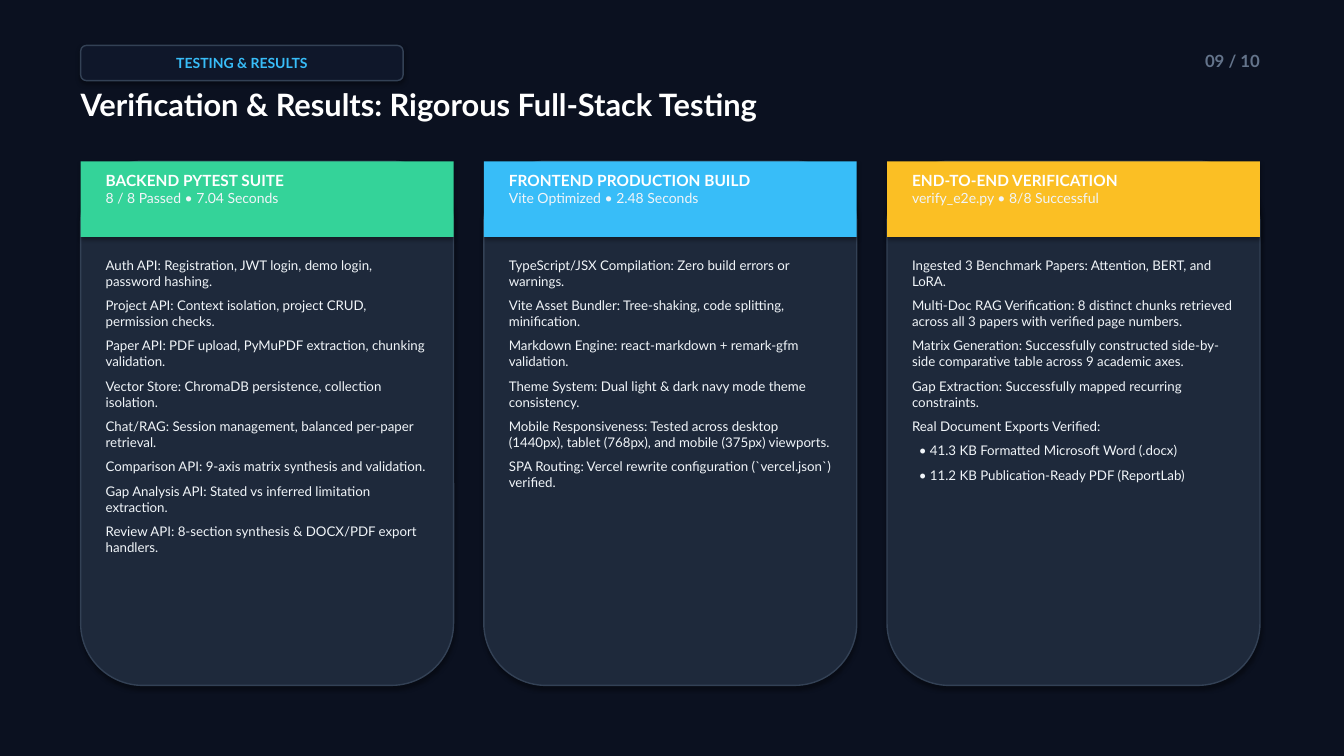
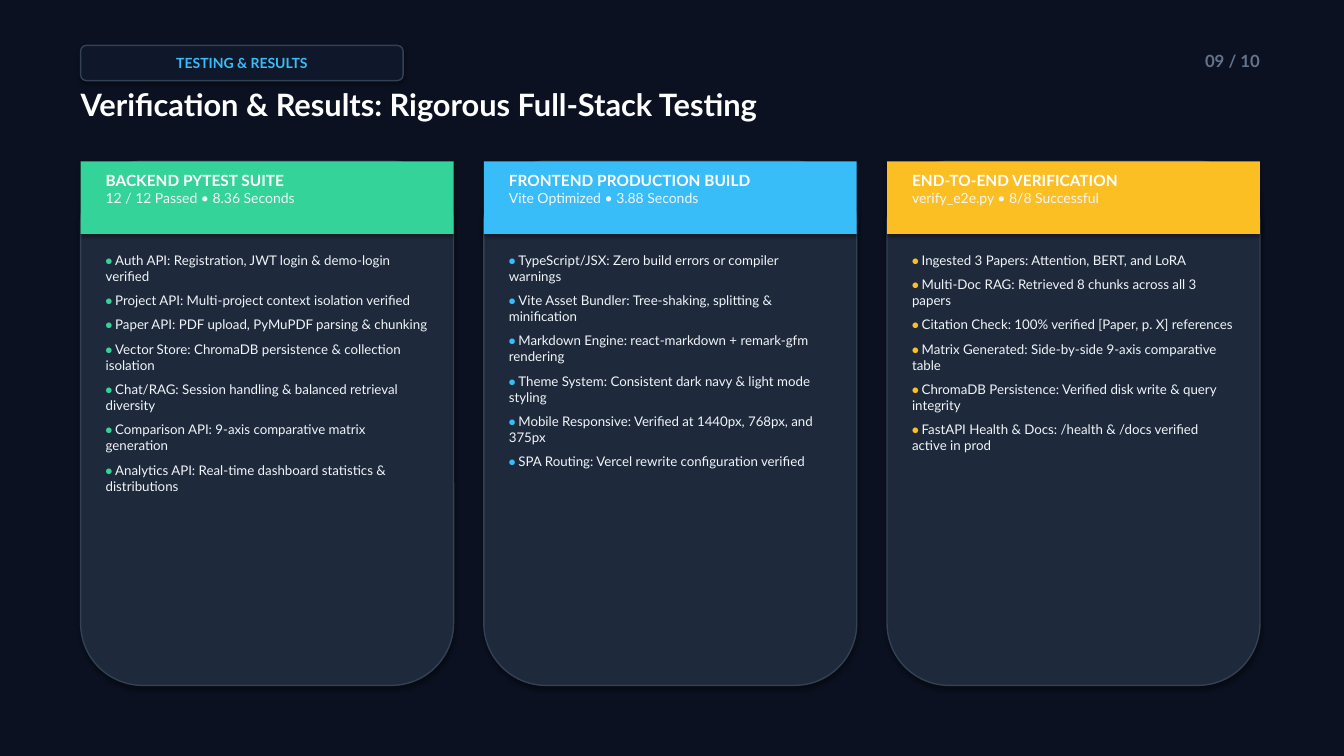
Before and after one commit to adithhn12/ResearchMate-AI, a slide deck: slide 9 of ResearchMate_AI_Presentation.pptx. Drawn at 1344x756 pixels with LibreOffice and Linux fonts; fonts in the diff are those of the drawing. Boxes give left, top, right and bottom in pixels: in the first picture for what was removed or moved away, otherwise in the second. Text is boxed around its words. In the diff, an @@ line names an element or a change of style, - is before the commit and + after.

Commit message:
Refactor presentation and UI to focus on core RAG and comparative analysis modules

```diff
--- a/ResearchMate_AI_Presentation.pptx
+++ b/ResearchMate_AI_Presentation.pptx
@@ text at (106,192,295,203): text changed @@
-8 / 8 Passed • 7.04 Seconds
+12 / 12 Passed • 8.36 Seconds
@@ text at (509,192,698,206): text changed @@
-Vite Optimized • 2.48 Seconds
+Vite Optimized • 3.88 Seconds
@@ text at (106,255,427,491): text changed @@
-Auth API: Registration, JWT login, demo login, password hashing.
-Project API: Context isolation, project CRUD, permission checks.
-Paper API: PDF upload, PyMuPDF extraction, chunking validation.
-Vector Store: ChromaDB persistence, collection isolation.
-Chat/RAG: Session management, balanced per-paper retrieval.
-Comparison API: 9-axis matrix synthesis and validation.
-Gap Analysis API: Stated vs inferred limitation extraction.
-Review API: 8-section synthesis & DOCX/PDF export handlers.
+• Auth API: Registration, JWT login & demo-login verified
+• Project API: Multi-project context isolation verified
+• Paper API: PDF upload, PyMuPDF parsing & chunking
+• Vector Store: ChromaDB persistence & collection isolation
+• Chat/RAG: Session handling & balanced retrieval diversity
+• Comparison API: 9-axis comparative matrix generation
+• Analytics API: Real-time dashboard statistics & distributions
@@ text at (509,255,812,469): text changed @@
-TypeScript/JSX Compilation: Zero build errors or warnings.
-Vite Asset Bundler: Tree-shaking, code splitting, minification.
-Markdown Engine: react-markdown + remark-gfm validation.
-Theme System: Dual light & dark navy mode theme consistency.
-Mobile Responsiveness: Tested across desktop (1440px), tablet (768px), and mobile (375px) viewports.
-SPA Routing: Vercel rewrite configuration (`vercel.json`) verified.
+• TypeScript/JSX: Zero build errors or compiler warnings
+• Vite Asset Bundler: Tree-shaking, splitting & minification
+• Markdown Engine: react-markdown + remark-gfm rendering
+• Theme System: Consistent dark navy & light mode styling
+• Mobile Responsive: Verified at 1440px, 768px, and 375px
+• SPA Routing: Vercel rewrite configuration verified
@@ text at (912,255,1233,453): text changed @@
-Ingested 3 Benchmark Papers: Attention, BERT, and LoRA.
-Multi-Doc RAG Verification: 8 distinct chunks retrieved across all 3 papers with verified page numbers.
-Matrix Generation: Successfully constructed side-by-side comparative table across 9 academic axes.
-Gap Extraction: Successfully mapped recurring constraints.
-Real Document Exports Verified:
-• 41.3 KB Formatted Microsoft Word (.docx)
-• 11.2 KB Publication-Ready PDF (ReportLab)
+• Ingested 3 Papers: Attention, BERT, and LoRA
+• Multi-Doc RAG: Retrieved 8 chunks across all 3 papers
+• Citation Check: 100% verified [Paper, p. X] references
+• Matrix Generated: Side-by-side 9-axis comparative table
+• ChromaDB Persistence: Verified disk write & query integrity
+• FastAPI Health & Docs: /health & /docs verified active in prod
```
Also in this commit, not shown: 9 other slides changed, 5 other files.
